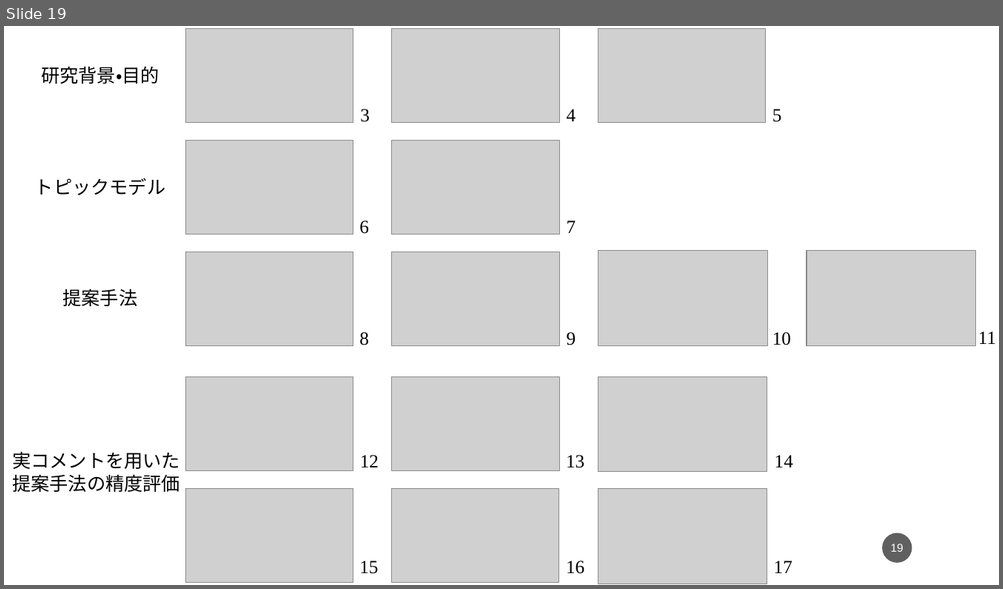
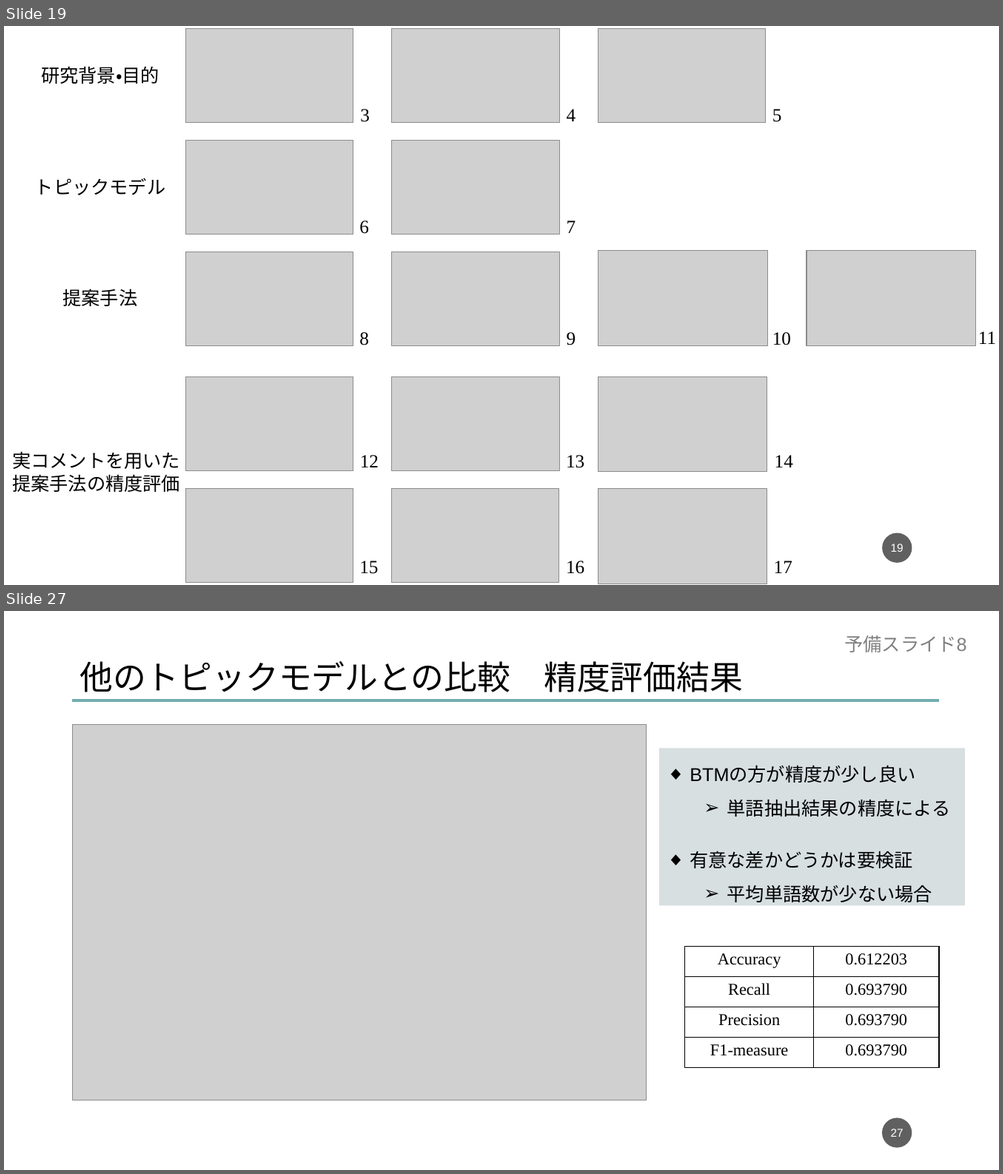
Before and after one commit to dora937nishikori/investigation, a slide deck: 修論/修論発表資料.pptx. Shown one above the other, each under a label of ours: slide 19 before the commit, slides 19 and 27 after it; the slides between them are not shown. The pictures are 1003x589 and 1003x1174 pixels, drawn with LibreOffice and Linux fonts; fonts in the diff are those of the drawing; grey boxes stand for pictures. Boxes give left, top, right and bottom in pixels: in the first picture for what was removed or moved away, otherwise in the second. Text is boxed around its words. In the diff, an @@ line names an element or a change of style, - is before the commit and + after.

```diff
--- a/修論/修論発表資料.pptx
+++ b/修論/修論発表資料.pptx
@@ slide 27 added at (4, 611, 999, 1170), background #FFFFFF @@
@@ text added at (844, 635, 966, 652), 18 pt, text #808080 @@
+予備スライド8
@@ text added at (79, 661, 743, 692), 32 pt, text #000000 @@
+他のトピックモデルとの比較 精度評価結果
@@ line added from (73, 701) to (939, 701), #72ADAE 3 pt @@
@@ picture added at (73, 724, 646, 1100) @@
@@ rectangle added at (659, 749, 965, 906), fill #D7DFE1, 18 pt, text #000000 @@
+◆ BTMの方が精度が少し良い
+  ➢ 単語抽出結果の精度による
+◆ 有意な差かどうかは要検証
+  ➢ 平均単語数が少ない場合
@@ table added at (686, 947, 939, 1068), 4 rows, 2 columns @@
+Accuracy | 0.612203
+Recall | 0.693790
+Precision | 0.693790
+F1-measure | 0.693790
@@ page number added at (882, 1119, 912, 1148), fill #1D1D1D at 70% opacity, 11 pt, text #FFFFFF @@
+27
```
Also in this commit, not shown: 1 slide changed, 6 other slides added, 15 other files.
